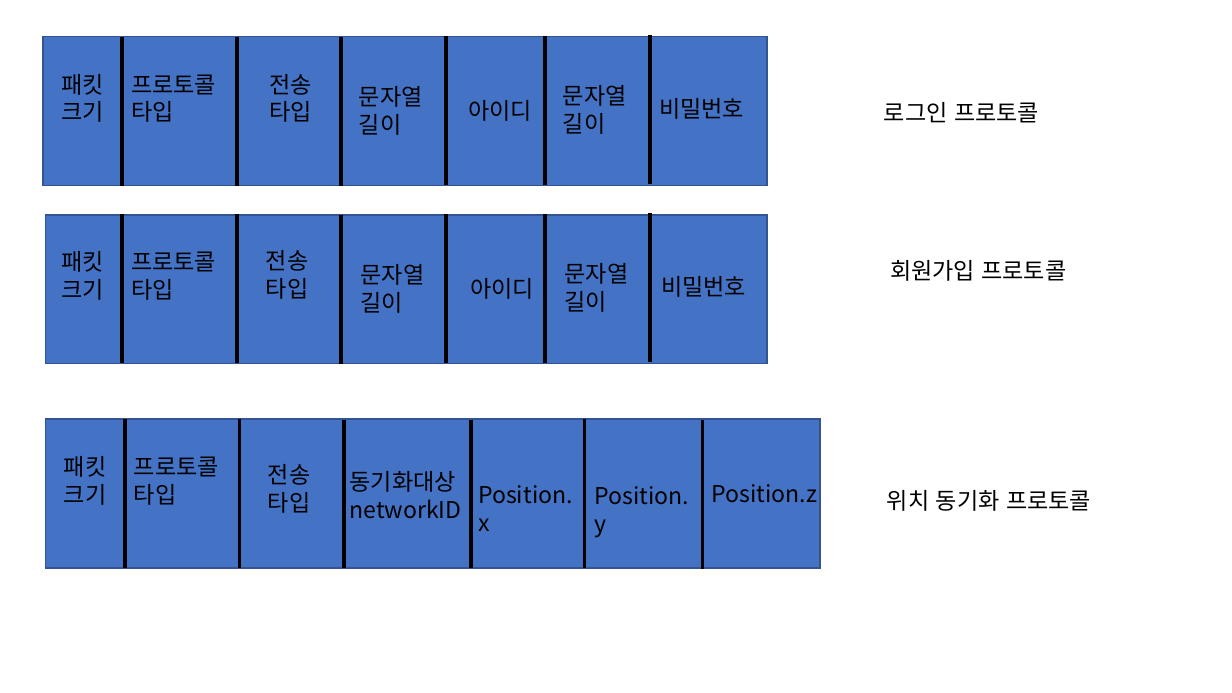
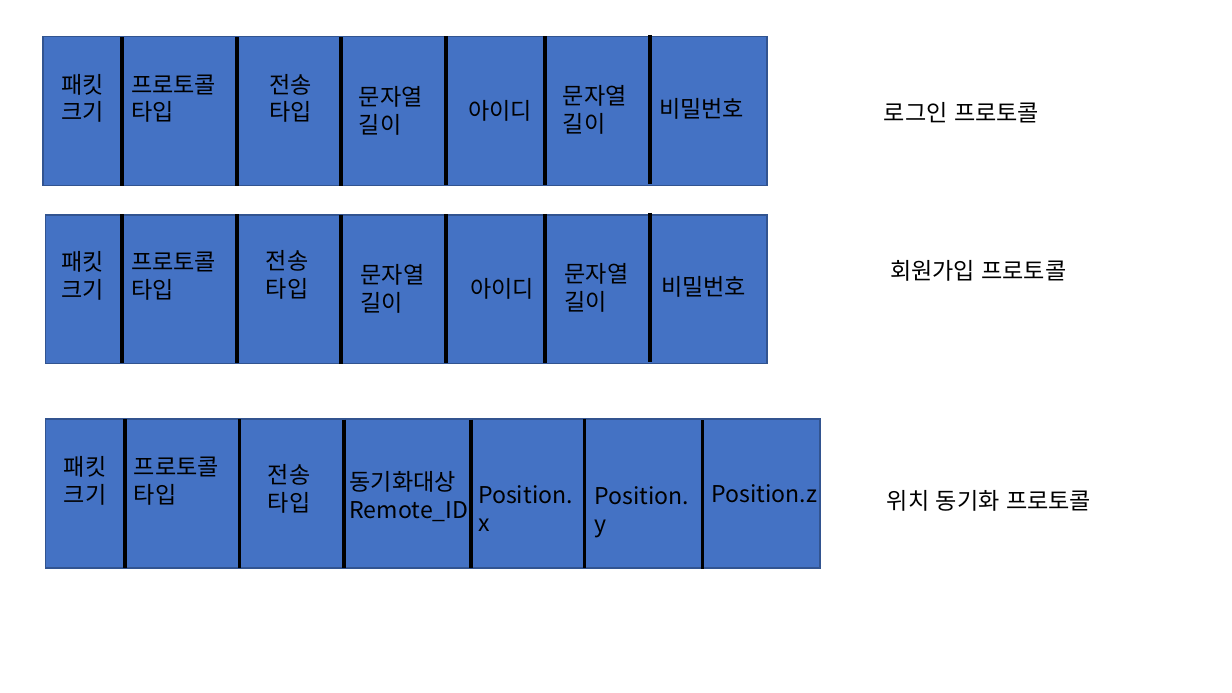
Before and after one commit to iris4865/H.A.S, a slide deck: slide 5 of 분산서버 구조 및 송수신데이터.pptx. Drawn at 1232x693 pixels with LibreOffice and Linux fonts; fonts in the diff are those of the drawing. Boxes give left, top, right and bottom in pixels: in the first picture for what was removed or moved away, otherwise in the second. Text is boxed around its words. In the diff, an @@ line names an element or a change of style, - is before the commit and + after.

```diff
--- a/분산서버 구조 및 송수신데이터.pptx
+++ b/분산서버 구조 및 송수신데이터.pptx
@@ text at (x1=350, y1=501, x2=469, y2=522): text changed @@
-networkID
+Remote_ID
```
Also in this commit, not shown: 1 other slide changed, 1 slide added, 2 other files.
